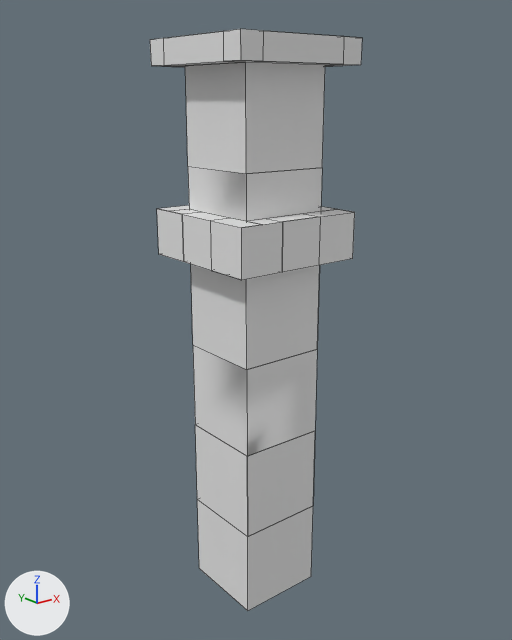
The FBX model Assets/Models/stone_pillar.fbx as it was, and as the next commit left it.
Camera for both pictures: a camera (50 mm lens) standing at (42.01, 69.09, 5.15) and looking at (46.78, 75.06, 2.77). The lights are fixed; the arrows at lower left show +X, +Y and +Z. Mesh edges are drawn as thin lines. Materials are left out; every surface is plain grey. Vertices at the same position are counted once.

Names of what the first picture shows: 'stone_pillar'.
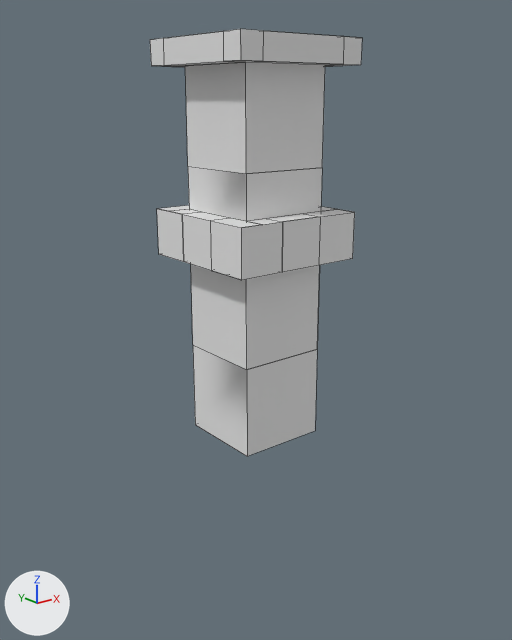
The newer file is also turned or shifted as a whole; pictures and numbers use the older file's frame.

Pixel boxes (x1, y1, x2, y2) of what changed, in the pictures (512 x 640 px):
'stone_pillar', reshaped (27% shorter): before (150, 29, 362, 611); after (150, 29, 362, 456)
part 1 of me_cube_014, deleted: before (248, 506, 313, 611)
part 2 of me_cube_014, deleted: before (195, 425, 315, 611)

Edits to the bpy script that builds the scene:
```text
Change me_cube_014:
    where me_cube_014.from_pydata(...)  # 281 vertices, 89 faces; spans x -0.75..0.75, y -0.75..0.75, z -4.49..1.76
    used by ob_stone_pillar; location = (46.73, 75.02, 3.96)
    verts and faces of me_cube_014; kept vertices keep their numbers, new ones are numbered from 281
    before: 238 (0.5, 0.5, -2.49), 244 (-0.5, -0.5, -2.49) at pixel (247, 456), 245 (0.5, -0.5, -2.49) at pixel (315, 430), 259 (0.5, 0.5, -4.49), 260 (-0.5, 0.5, -4.49) at pixel (199, 568)
    before: 261 (-0.5, 0.5, -3.49) at pixel (197, 499), 262 (0.5, 0.5, -3.49), 263 (-0.5, -0.5, -4.49) at pixel (247, 610), 264 (-0.5, -0.5, -3.49) at pixel (247, 536), 265 (0.5, -0.5, -4.49) at pixel (311, 576)
    before: 266 (0.5, -0.5, -3.49) at pixel (313, 505), 273 (-0.5, 0.5, -2.49) at pixel (195, 424), 274 (0.5, -0.5, -2.49) at pixel (315, 430), 275 (-0.5, -0.5, -3.49) at pixel (247, 536), 276 (0.5, -0.5, -3.49) at pixel (313, 505)
    before: 277 (-0.5, -0.5, -2.49) at pixel (247, 456), 278 (-0.5, 0.5, -3.49) at pixel (197, 498), 279 (-0.5, -0.5, -3.49) at pixel (247, 536), 280 (-0.5, 0.5, -2.49) at pixel (195, 424)
    me_cube_014 part 1: the loose piece of 6 vertices spanning x -0.5..0.5, y -0.5..0.5, z -4.49..-3.49 is deleted
    me_cube_014 part 2
    add delete_vertices([*range(259, 267), *range(273, 281)])  # with the faces that use them
```
